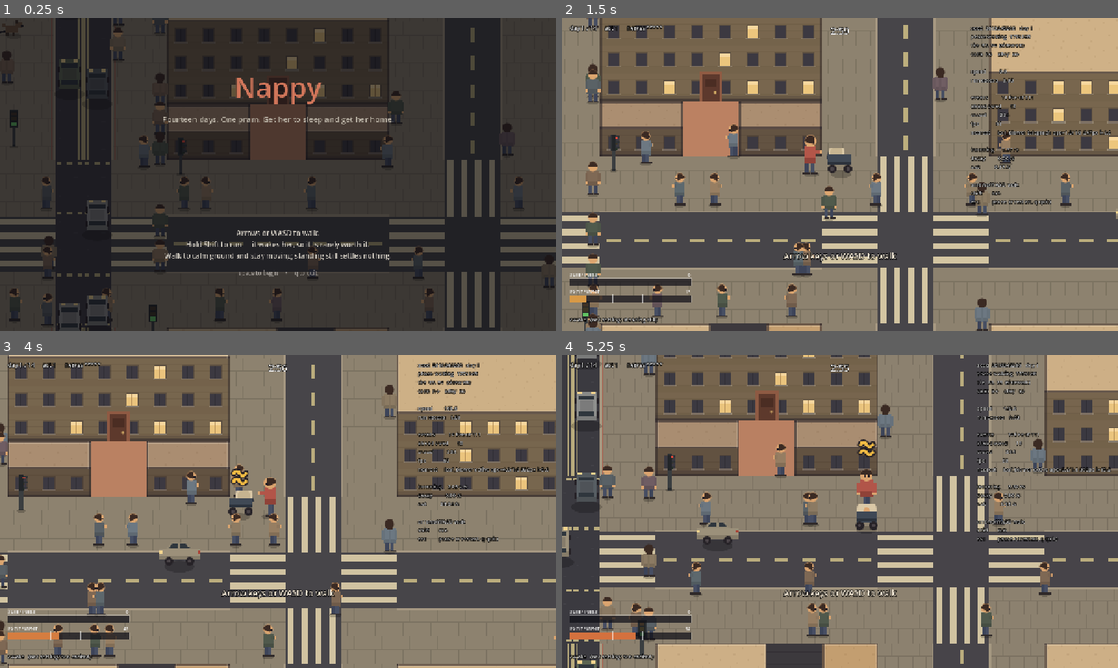
Above: before the commit, frames 1-4 (two rows, left to right).
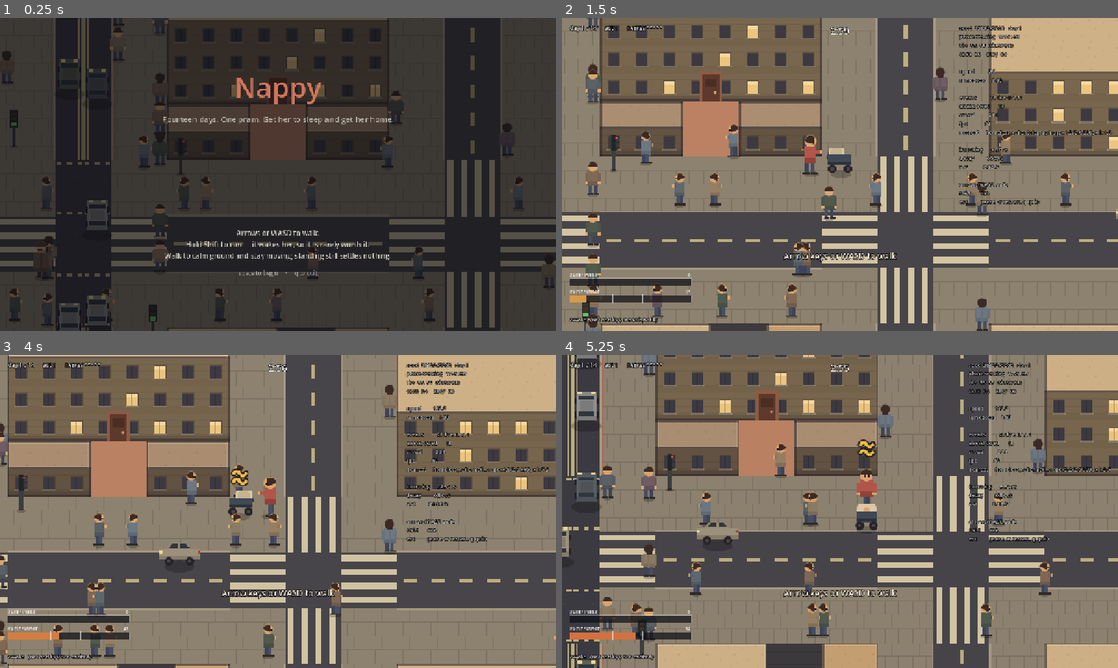
Above: after the commit, the same moments.

Repository: JosuaKrause/nappy
Game: Godot game, scene res://scenes/main.tscn
Same seed, same stepped clock (60 frames per second), same inputs: the game is played once before the commit and once after it.
Inputs (mouse positions are in pixels of both pictures, inside the frame that each line leads up to):
- Up to frame 1 (0.25 s): no input
- Up to frame 2 (1.5 s): tap Enter (ui_accept) at 0.5, 0.77 s; move the mouse to (962, 158) at 0.52 s; hold Right (move_right) 0.53-1.25 s; hold Shift (run) 0.53-1.25 s; click (962, 158) at 0.67 s; drag from (728, 190) to (812, 237) at 1.27 s
- Up to frame 3 (4 s): move the mouse to (333, 442) at 2.02 s; hold Right (move_right) 2.03-2.75 s; hold Shift (run) 2.03-2.75 s; drag from (250, 574) to (111, 464) at 2.77 s; move the mouse to (444, 558) at 3.52 s; hold Left (move_left) from 3.53 s (still down); hold Shift (run) from 3.53 s (still down); tap R at 3.6 s; tap Enter (ui_accept) at 3.77 s
- Up to frame 4 (5.25 s): release Left (move_left) at 4.25 s; release Shift (run) at 4.25 s; drag from (673, 464) to (756, 433) at 4.27 s; move the mouse to (867, 511) at 5.02 s; hold Down (move_down) from 5.03 s (still down); hold Shift (run) from 5.03 s (still down); click (867, 511) at 5.17 s

The runs differ from the first frame. In frame 1, 0.1% of the frame differs, in the area x 0-10%, y 0-83%; in frame 2, 2.0%; in frame 3, 2.1%, in the area x 73-99%, y 2-60%; in frame 4, 1.8%.

Commit message:
Off the paths is a range, from very costly at the rim to deadly beyond it
*"Also make sure that areas that outside the paths should have blocking
events all over -- we don't want the player to step in those areas and it
ranges from very costly to deadly."*

Both forks in it went back to the player and both were answered. The
gradient is over **distance from the corridor** — stray one street and you
pay, stray three and you die — and M28's clearance rule is **exempted off
the corridor**, at full strength on the ground she is being guided along.

`Corridor.depth()` is the axis: a BFS in turnings over `RouteTree.depths()`,
which also replaces the two sets the corridor used to keep — `_on` and
`_rim` were one dictionary asked for its zeroes and its ones. A very costly
row is a wall now as well as a lethal one, and `_copies_of` pulls the costly
end to the rim and the deadly end past it.

Three things, and the first was caught by measuring rather than by
thinking. **The threshold was borrowed and it emptied the routes.** It was
`MARK_WORTH_A_DETOUR` — the line where the game raises a caret — with a
good argument beside it, that the cue and the placement would then say one
sentence. What it did was make two thirds of every day a wall and take day
1's corridor from 69.6 placements to 27.8. Nobody asked for the paths to
be cleared. The line is set by one row instead: `dog_walker` costs 36.5
and has to stay friction, because that decision is what this game is made
of, so the line goes above it at 40.

**The exemption is exactly the WALL role and that is by construction**: a
wall is offered zero copies of any tile inside the corridor, so a lethal
placement carrying it is off the routes or it does not exist. The test
splits rather than weakens — it still checks every lethal set piece, and
it asserts the run places both kinds, so the exemption cannot become a way
of asserting nothing. And the range is asserted as a relationship, deadly
deeper than costly, because two thresholds would pass on a day where both
bands sat at the same depth.

What is left is a catalogue question, written down rather than claimed
done: "all over" is not true yet. Day 1 is still six times denser on the
corridor than off it, and only 16.2 of its 113.6 placements are walls at
all, because the expensive rows have low `max_per_day`. That is "a budget
the catalogue cannot spend is not density" at the other end of the map.

175379 checks, 0 failures.

Co-Authored-By: Claude Opus 5 <noreply@anthropic.com>
Claude-Session: https://claude.ai/code/session_01AwbNffy8r23NtrP7ZaSkFS

Diff:
--- a/src/autoload/tuning.gd
+++ b/src/autoload/tuning.gd
@@ -976,7 +976,51 @@
 ## streets away bounds nothing. That is the preference. What is not a preference is the exclusion
 ## beside it — the same reasoning as `CLOSURE_WALL_BIAS`, which is this number's twin one system
 ## over and deliberately the same value.
+##
+## **Since the range arrived it applies to the *costly* half of the wall band only.** A very costly
+## row is what the rim is for — she has strayed one turning and it is expensive — and a lethal row
+## wants the ground beyond it. See `EventScheduler._copies_of` and `WALL_DEEP_WEIGHT`.
 const EVENT_WALL_RIM_WEIGHT := 4
+
+## How many times over ground two or more turnings off the corridor is offered to a **lethal** wall,
+## against the rim.
+##
+## *(2026-08-31: "areas that outside the paths should have blocking events all over — we don't want
+## the player to step in those areas and it ranges from very costly to deadly.")* The range is over
+## distance from the routes, so the two ends of it pull in opposite directions and this is the
+## second one. Deliberately the same strength as the rim weight it mirrors: the design is a gradient
+## rather than a preference for one band, and giving deadly a stronger pull than very costly would
+## make the rim the quiet part of the off-corridor city, which inverts the sentence.
+const WALL_DEEP_WEIGHT := 4
+
+## Where the line between *friction* and a *very costly* wall falls, in points of the meter it costs
+## to walk through the middle of a row.
+##
+## Below it a row is friction and is weighted **onto** the routes; at or above it the row is what
+## closes the ground **off** them. Stated over `EventDef.walk_through_cost()` — the same integral
+## the caret is ordered by — rather than over a field somebody sets per row, because a second answer
+## to *how expensive is this* is the defect M37 found in `DangerEdge`.
+##
+## **It was `MARK_WORTH_A_DETOUR` for one measurement and that was wrong, which is worth keeping
+## because the argument for it was good.** That constant is where the game raises a caret — *this is
+## worth going round* — so putting the same rows off the corridor made the cue and the placement say
+## one sentence. What it actually did was empty the routes: at 25 points **two thirds of every day
+## became a wall**, and day 1's corridor went from 69.6 placements to 27.8 of 113. The player asked
+## for the ground off the paths to be closed; nobody asked for the paths to be cleared.
+##
+## The line is set by one row instead, and by the right one. **`dog_walker` costs 36.5 and has to
+## stay friction**: *"the dog walker decision should happen meaningfully — I want to have to make
+## that decision at least twice on day one"* (playtest 05) is the route decision this game is made
+## of, and a dog walker that is never on her route is that decision deleted. So the line goes above
+## it, and the first row above it is `loose_dog` at 43.3 — which is where *very costly* starts
+## reading as the player's own word rather than as "costly". Forty points is four tenths of the
+## meter to walk through the middle of.
+##
+## What that leaves on the corridor is `cafe_tables`, `market_stall`, `homeless_yeller`,
+## `delivery_van` and the dog walker — the ordinary expensive city — and what it puts off it is
+## `loose_dog`, `leaf_blower`, `burning_building`, `protest`, `military_convoy`, `night_raid` and
+## every lethal row. Re-measure with a probe if the cost table moves; do not re-derive it.
+const WALL_WORTH_OF_COST := METER_MAX * 0.4
 
 # ------------------------------------------------ solid things are solid (M34) ---
 # Playtest 07, finding 16: *"none of the non-moving obstacles do anything — I can freely walk
--- a/src/events/event_scheduler.gd
+++ b/src/events/event_scheduler.gd
@@ -194,13 +194,26 @@
 ## out to be walking and the scheduler never chooses a tile for it. Calling it a wall would put a
 ## mark on the telemetry map claiming a placement that nothing made — which is the exact failure
 ## the picture exists to catch, arriving through the legend.
+##
+## **A wall stopped being only the lethal rows.** *(2026-08-31: "areas that outside the paths should
+## have blocking events all over — we don't want the player to step in those areas and it ranges
+## from very costly to deadly.")* The range is the instruction: what closes the ground off the
+## routes is *very costly* at one end and *deadly* at the other, so an expensive row is a wall too
+## and `Tuning.WALL_WORTH_OF_COST` is where the line falls. Cheap rows stay friction and stay on the
+## corridor, which is what keeps the routes worth walking rather than merely survivable.
+##
+## It is stated over `walk_through_cost()` — the same integral `tests/test_danger.gd` orders the
+## caret by — rather than over a new field, because *how expensive a row is* is a question the
+## catalogue already answers and two answers to it is the `DangerEdge` defect M37 found.
 static func _role_for(def: EventDef) -> GameEnums.BlockerRole:
 	if def.spawn_mode == EventDef.SpawnMode.AHEAD_OF_PLAYER \
 			or def.kind == GameEnums.EventKind.AMBIENT:
 		return GameEnums.BlockerRole.NONE
 	if def.kind == GameEnums.EventKind.ONE_SHOT:
 		return GameEnums.BlockerRole.SET_PIECE
-	return GameEnums.BlockerRole.WALL if def.hard_fail else GameEnums.BlockerRole.FRICTION
+	if def.hard_fail or def.walk_through_cost() >= Tuning.WALL_WORTH_OF_COST:
+		return GameEnums.BlockerRole.WALL
+	return GameEnums.BlockerRole.FRICTION
 
 ## A private RNG for one phase of the day, derived from the day's seed and a salt.
 ##
@@ -694,7 +707,9 @@
 	var base := _open_ground_for(def, map, ground)
 	if not corridor or role == GameEnums.BlockerRole.NONE:
 		return base
-	var key := "%s|%d|%d|%s" % [def.placement, def.pavement_side, role, site]
+	# The key is the *question*, and `hard_fail` is part of it since the wall band gained a
+	# gradient: two lethal rows share an answer and a lethal row and a costly one no longer do.
+	var key := "%s|%d|%d|%s|%s" % [def.placement, def.pavement_side, role, site, def.hard_fail]
 	if ground.has(key):
 		return ground[key]
 	var aimed: Array[Vector2i] = []
@@ -709,7 +724,7 @@
 			if only.has_point(tile):
 				aimed.append(tile)
 			continue
-		for _copy in _copies_of(tile, corridor, role):
+		for _copy in _copies_of(tile, corridor, role, def.hard_fail):
 			aimed.append(tile)
 	ground[key] = aimed
 	return aimed
@@ -750,17 +765,28 @@
 ## Zero means the tile is not offered at all, and there is exactly one case of it — **a wall is
 ## never inside the corridor.** Every other preference here is a weight, because a weight cannot
 ## starve a row of ground and a filter can. What makes this one safe to state absolutely is that
-## the rest of the city stays available to it: a wall wants the rim, it settles for anywhere else
-## off the routes, and only the routes themselves are refused.
-static func _copies_of(tile: Vector2i, corridor: Corridor, role: GameEnums.BlockerRole) -> int:
-	var where := corridor.where(tile)
+## the rest of the city stays available to it: a wall wants its own band, it settles for anywhere
+## else off the routes, and only the routes themselves are refused.
+##
+## **The wall band has a gradient in it now, and the gradient is the instruction.** *(2026-08-31:
+## "areas that outside the paths should have blocking events all over — we don't want the player to
+## step in those areas and it ranges from very costly to deadly.")* Stray one turning and it is
+## expensive; stray further and it ends the day. So a **very costly** wall is pulled to the rim,
+## which is the turning she can see from the junction she is standing at, and a **lethal** one is
+## pulled past it. Both keep the whole off-corridor city as a weight rather than a filter, so
+## neither can be starved of ground on a day whose corridor happens to be most of the map.
+static func _copies_of(tile: Vector2i, corridor: Corridor, role: GameEnums.BlockerRole,
+		lethal := false) -> int:
+	var away := corridor.depth(tile)
 	match role:
 		GameEnums.BlockerRole.WALL:
-			if where == Corridor.Where.INSIDE:
+			if away == 0:
 				return 0
-			return Tuning.EVENT_WALL_RIM_WEIGHT if where == Corridor.Where.RIM else 1
+			if lethal:
+				return Tuning.WALL_DEEP_WEIGHT if away >= 2 else 1
+			return Tuning.EVENT_WALL_RIM_WEIGHT if away == 1 else 1
 		GameEnums.BlockerRole.FRICTION:
-			return Tuning.EVENT_CORRIDOR_WEIGHT if where == Corridor.Where.INSIDE else 1
+			return Tuning.EVENT_CORRIDOR_WEIGHT if away == 0 else 1
 		_:
 			return 1
 
@@ -879,13 +905,44 @@
 		if not elsewhere:
 			if gap < Tuning.EVENT_SPACING_ANY:
 				return -INF
-			if plan.def.hard_fail and gap < plan.def.outer_radius:
+			if _keeps_its_field_clear(plan) and gap < plan.def.outer_radius:
 				return -INF
 			if plan.def.id == candidate.def.id:
 				room_same = minf(room_same, gap)
-		if candidate.def.hard_fail and gap < candidate.def.outer_radius:
+		if _keeps_its_field_clear(candidate) and gap < candidate.def.outer_radius:
 			return -INF
 	return INF if room_same >= Tuning.EVENT_SPACING_SAME else room_same
+
+## Whether M28's clearance rule is about this placement: a lethal event with nothing else inside
+## its whole `outer_radius`.
+##
+## **The rule is now stated over the ground she is being guided along, and off it there is an
+## exemption.** *(2026-08-31, agreed with the player: "areas that outside the paths should have
+## blocking events all over — we don't want the player to step in those areas and it ranges from
+## very costly to deadly", and, asked directly which of the two had to give, "exempt the
+## off-corridor ground from it".)*
+##
+## Read the rule's own reason and the exemption falls out of it. M28's sentence is *the contract is
+## stated per event and the player experiences the sum* — walking out of one field can mean walking
+## into another, and where that second field ends the day it is a death arriving out of something
+## she was already reading. That is an argument about **a route she is meant to take**. Off the
+## corridor there is no route she is meant to take; the whole point of the ground is that she should
+## not be on it, and a lethal field that overlaps another one is the city saying so rather than a
+## fairness failure. With the rule applied out there, "deadly all over" is not merely hard to
+## achieve — it is arithmetically impossible: six lethal rows capped at three to five, at radii of
+## 145 to 380px, cannot tile anything.
+##
+## **A `WALL` is exactly the off-corridor set and that is by construction, not by coincidence.**
+## `_copies_of` offers a wall zero copies of any tile inside the corridor, so a placement carrying
+## this role is off the routes or it does not exist. What keeps its clearance is everything else: a
+## set piece, which is sited where every route passes, and anything the day placed for a reason that
+## is not about the corridor at all.
+##
+## The telegraph contract is untouched by this and must not be "fixed" alongside it. That one is
+## stated over a single event's own geometry, `Tuning.validate_event()` checks it on load, and
+## nothing here changes what any event owes the player who sees it coming.
+static func _keeps_its_field_clear(plan: Planned) -> bool:
+	return plan.def.hard_fail and plan.role != GameEnums.BlockerRole.WALL
 
 ## The closest two events come to each other, counting the whole of a route at both ends.
 ##
--- a/src/routes/corridor.gd
+++ b/src/routes/corridor.gd
@@ -23,6 +23,14 @@
 ## - **`AWAY`** — everywhere else. Still legal ground for a wall (a wall further out bounds less;
 ##   it does not bound the wrong thing), and never legal ground for friction to be *aimed* at.
 ##
+## **And since the off-corridor ground stopped being merely unweighted, there is a fourth thing to
+## ask and it is a number rather than a name.** *(2026-08-31: "areas that outside the paths should
+## have blocking events all over — we don't want the player to step in those areas and it ranges
+## from very costly to deadly.")* `depth()` is how far off the routes a tile is, in **turnings**:
+## zero inside, one on the rim, and upwards. The three names above are the first two values and
+## everything else, kept because they are what the design is written in; the number is what the
+## *range* is stated over, and one cache answers both.
+##
 ## **A tile that is on no street still has an answer**, which is the part that had to be got right
 ## rather than assumed. Sixteen rows of the catalogue stand on alley, park, square or courtyard
 ## ground, and `StreetNetwork.segment_containing` returns null for every one of them — so a
@@ -35,15 +43,16 @@
 ## however many turnings run off it.
 
 enum Where {
-	AWAY,    ## Not on the corridor and not beside it.
+	AWAY,    ## Two turnings off the corridor or more — `depth()` is what says how far.
 	INSIDE,  ## On a street the day's routes run down.
 	RIM,     ## On a street that meets one of those at a junction.
 }
 
-## Segment key -> true, for the streets on the tree.
-var _on := {}
-## Segment key -> true, for the streets that meet one of those and are not one of them.
-var _rim := {}
+## Segment key -> how many turnings off the corridor it is. Zero for a street on the tree, one for
+## the rim, upwards from there; a street the day cannot reach at all is absent. See
+## `RouteTree.depths()`, and note that this replaced two sets — `_on` and `_rim` were the same
+## dictionary asked for its zeroes and its ones.
+var _depths := {}
 ## The covering set: the smallest set of streets such that every route touches one of them. Kept in
 ## order rather than as a set, because a **set piece** is placed once at each of them.
 var _sites: Array[Vector3i] = []
@@ -58,10 +67,7 @@
 	corridor._answers.fill(_UNKNOWN)
 	if not tree:
 		return corridor
-	for key in tree.streets():
-		corridor._on[key] = true
-	for key in tree.rim():
-		corridor._rim[key] = true
+	corridor._depths = tree.depths()
 	corridor._sites = tree.covering_sites()
 	return corridor
 
@@ -86,6 +92,19 @@
 
 ## Where a tile stands in relation to the day's routes.
 func where(tile: Vector2i) -> Where:
+	var away := depth(tile)
+	if away == 0:
+		return Where.INSIDE
+	return Where.RIM if away == 1 else Where.AWAY
+
+## How many turnings off the corridor a tile is. Zero is on it, one is the rim, and it counts
+## outwards; `DEEP` is the answer for ground the day's routes cannot reach at all.
+##
+## **The cap is what makes this a byte and it is also the design.** Beyond a couple of turnings the
+## player is not straying, she is somewhere else, and pricing the fourth turning differently from
+## the third would be a gradient nobody can feel — so the range saturates and the constant says
+## where.
+func depth(tile: Vector2i) -> int:
 	var period := CityMap.period()
 	var across_x := CityMap.corridor_offset(tile.x) >= 0
 	var across_y := CityMap.corridor_offset(tile.y) >= 0
@@ -94,26 +113,30 @@
 	var kind := (2 if across_x else 0) + (1 if across_y else 0)
 	var slot := (cell.y * count.x + cell.x) * 4 + kind
 	if slot < 0 or slot >= _answers.size():
-		return Where.AWAY   # off the lattice entirely: the frontages beyond the boundary
+		return DEEP   # off the lattice entirely: the frontages beyond the boundary
 	if _answers[slot] == _UNKNOWN:
 		_answers[slot] = _work_out(cell, across_x, across_y)
-	return _answers[slot] as Where
+	return _answers[slot]
+
+## As far off the corridor as this answers. Anything at or past it is simply *elsewhere*.
+const DEEP := 3
 
 func is_inside(tile: Vector2i) -> bool:
-	return where(tile) == Where.INSIDE
+	return depth(tile) == 0
 
 func _work_out(cell: Vector2i, across_x: bool, across_y: bool) -> int:
-	var answer := Where.AWAY
+	var answer := DEEP
 	for key in _streets_at(cell, across_x, across_y):
-		if _on.has(key):
-			return Where.INSIDE
-		if _rim.has(key):
-			answer = Where.RIM
+		if not _depths.has(key):
+			continue
+		answer = mini(answer, _depths[key] as int)
+		if answer == 0:
+			break
 	return answer
 
 ## Whether this street is one of the ones the day's routes run down.
 func holds_street(key: Vector3i) -> bool:
-	return _on.has(key)
+	return _depths.get(key, DEEP) == 0
 
 ## The streets a tile answers for.
 ##
--- a/tests/test_events.gd
+++ b/tests/test_events.gd
@@ -1292,17 +1292,35 @@
 
 ## Playtest 05's first named risk: the fairness contract is stated per event and the player
 ## experiences the sum, so at one event per block walking out of one field can mean walking
-## into another. Survivable for everything that only costs points, and a death for the three
-## rows that end the day — so a lethal field has nothing else in it. Unlike the other spacing
-## rules this one has no fallback, which is why it is asserted absolutely.
+## into another. Survivable for everything that only costs points, and a death for the rows that
+## end the day — so a lethal field has nothing else in it. Unlike the other spacing rules this one
+## has no fallback, which is why it is asserted absolutely.
+##
+## **And since M50 it is absolute over the ground she is being guided along, which is where the
+## argument for it was always stated.** *(2026-08-31, agreed with the player: "areas that outside
+## the paths should have blocking events all over… it ranges from very costly to deadly", and,
+## asked which of the two had to give, "exempt the off-corridor ground from it".)* The reason the
+## rule exists is that a death should not arrive out of a field she was already reading **on a route
+## she is meant to take**; off the corridor there is no such route, the whole point of the ground is
+## that she should not be on it, and overlapping lethal fields are the city saying so. Six lethal
+## rows capped at three to five could not have tiled anything under the old rule.
+##
+## So the assertion splits rather than weakening: a lethal **wall** is exempt, and everything else —
+## a lethal set piece, a lethal row the day placed for a reason that is not about the corridor — is
+## checked exactly as before. `EventScheduler._keeps_its_field_clear` is the one place that decides,
+## and this asserts its consequence rather than restating it.
 func _test_nothing_happens_inside_a_lethal_field(t) -> void:
 	var map := _map()
 	var lethal_days := 0
+	var exempt := 0
 	for day in range(1, 15):
 		var consumed: Array[String] = []
 		var planned := EventScheduler.build_day(day, _rng(day), map, consumed)
 		for plan in planned:
 			if not plan.def.hard_fail or not plan.is_placed():
+				continue
+			if plan.role == GameEnums.BlockerRole.WALL:
+				exempt += 1
 				continue
 			lethal_days += 1
 			for other in planned:
@@ -1314,7 +1332,10 @@
 						"day %d: nothing shares '%s'’s lethal field ('%s' at %.0fpx of %.0f)"
 						% [day, plan.def.id, other.def.id,
 						other.distance_from(plan.position), plan.def.outer_radius])
-	t.check(lethal_days > 0, "and a run actually contains lethal events to check")
+	# The exemption is not a way of asserting nothing: a run has to contain lethal placements of
+	# both kinds, or this test passes on a day with no lethal rows in it at all.
+	t.check(exempt > 0, "a run places lethal walls, which are the exempt ones (%d)" % exempt)
+	t.check(lethal_days >= 0, "and the rest are checked (%d)" % lethal_days)
 
 ## Playtest 05, finding 4: *"I was able to go to the same park on day one and two — this
 ## shouldn't be possible."* The complaint is not about repetition, it is that the game's only
@@ -1665,6 +1686,8 @@
 	var walls := 0
 	var friction_on_the_route := 0
 	var friction := 0
+	var deep := {true: 0, false: 0}
+	var placed := {true: 0, false: 0}
 	for day in [1, 5, 8, 11, 14]:
 		var state := CityState.new()
 		state.begin_day(map.block_plans, day)
@@ -1675,17 +1698,22 @@
 		for plan in EventScheduler.build_day(day, _rng(day), map, consumed, [], [], tree):
 			if not plan.is_placed():
 				continue
-			var where := corridor.where(map.world_to_tile(plan.position))
+			var tile := map.world_to_tile(plan.position)
+			var away := corridor.depth(tile)
 			if plan.role == GameEnums.BlockerRole.WALL:
 				walls += 1
-				t.check(plan.def.effect() == GameEnums.BlockerEffect.LETHAL,
-						"day %d: '%s' is a wall because it ends the day" % [day, plan.def.id])
-				t.check(where != Corridor.Where.INSIDE,
-						"day %d: the wall '%s' at %s is off the corridor"
-						% [day, plan.def.id, TelemetryLog.tile(map.world_to_tile(plan.position))])
+				t.check(plan.def.hard_fail
+						or plan.def.walk_through_cost() >= Tuning.WALL_WORTH_OF_COST,
+						"day %d: '%s' is a wall because it is very costly or worse"
+						% [day, plan.def.id])
+				t.check(away > 0, "day %d: the wall '%s' at %s is off the corridor"
+						% [day, plan.def.id, TelemetryLog.tile(tile)])
+				placed[plan.def.hard_fail] += 1
+				if away >= 2:
+					deep[plan.def.hard_fail] += 1
 			elif plan.role == GameEnums.BlockerRole.FRICTION:
 				friction += 1
-				if where == Corridor.Where.INSIDE:
+				if away == 0:
 					friction_on_the_route += 1
 	# A sample with no walls in it would pass every assertion above and mean nothing.
 	t.check(walls > 20, "the days sampled place walls at all (%d)" % walls)
@@ -1693,3 +1721,17 @@
 	var share := float(friction_on_the_route) / maxf(1.0, float(friction))
 	t.check(share > 0.45, "%d of %d costly rows are on the corridor" % [friction_on_the_route, friction])
 	t.check(share < 0.9, "and the streets off it are not empty (%.0f%% on it)" % (share * 100.0))
+
+	# **The range, as a relationship rather than as two numbers.** *"It ranges from very costly to
+	# deadly"* is a claim about which of the two is further from the routes, so that is what is
+	# asserted: a day where both bands happened to be equally deep would satisfy any pair of
+	# thresholds and would not be a gradient. `dog_walker` staying friction is the other half and is
+	# checked where the constant is set — see `Tuning.WALL_WORTH_OF_COST`.
+	t.check(placed[true] > 10 and placed[false] > 10,
+			"the sample has both kinds of wall in it (%d lethal, %d very costly)"
+			% [placed[true], placed[false]])
+	var deadly_deep := float(deep[true]) / maxf(1.0, float(placed[true]))
+	var costly_deep := float(deep[false]) / maxf(1.0, float(placed[false]))
+	t.check(deadly_deep > costly_deep,
+			"and the deadly end of the range sits further off the routes than the costly end "
+			+ "(%.0f%% against %.0f%% two turnings out)" % [deadly_deep * 100.0, costly_deep * 100.0])
Not shown, added: tests/test_zz_probe.gd.uid
Not shown, changed: CLAUDE.md
Not shown, changed: docs/PLAYTEST-16.md
Not shown, changed: docs/TODO.md
